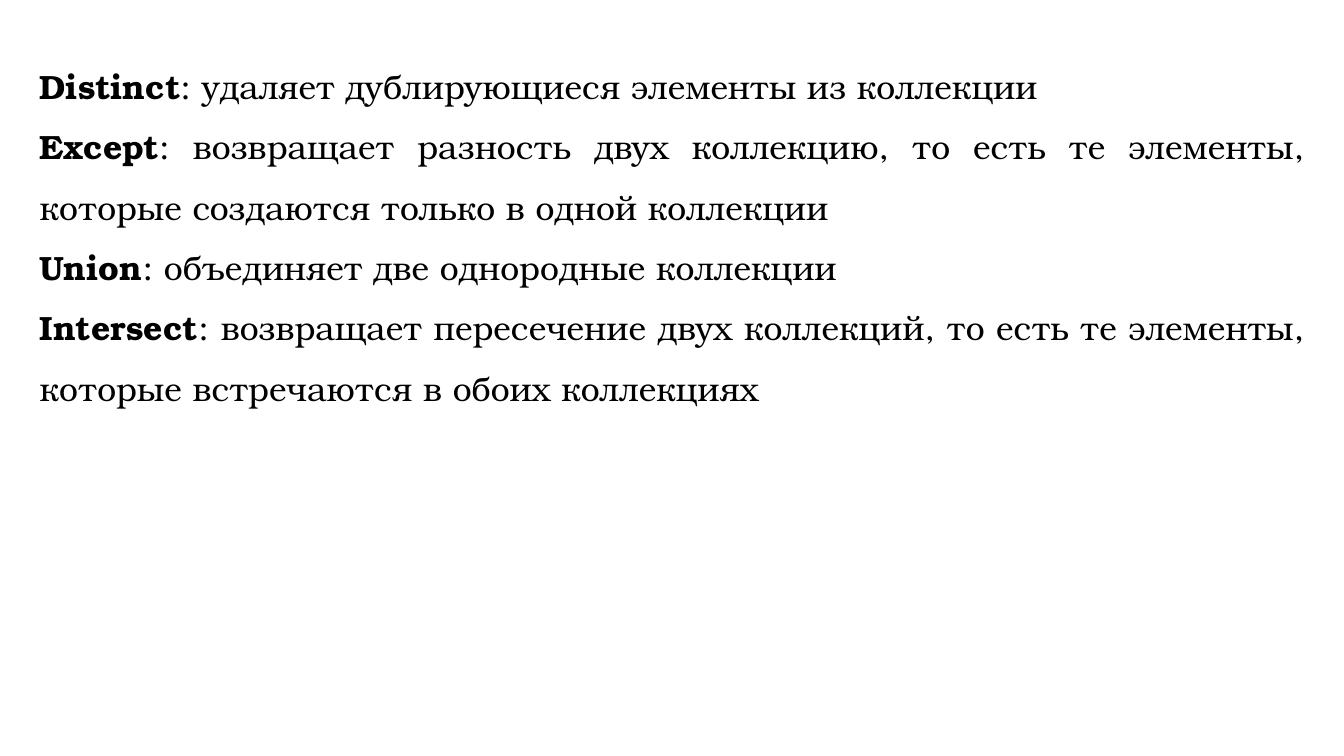
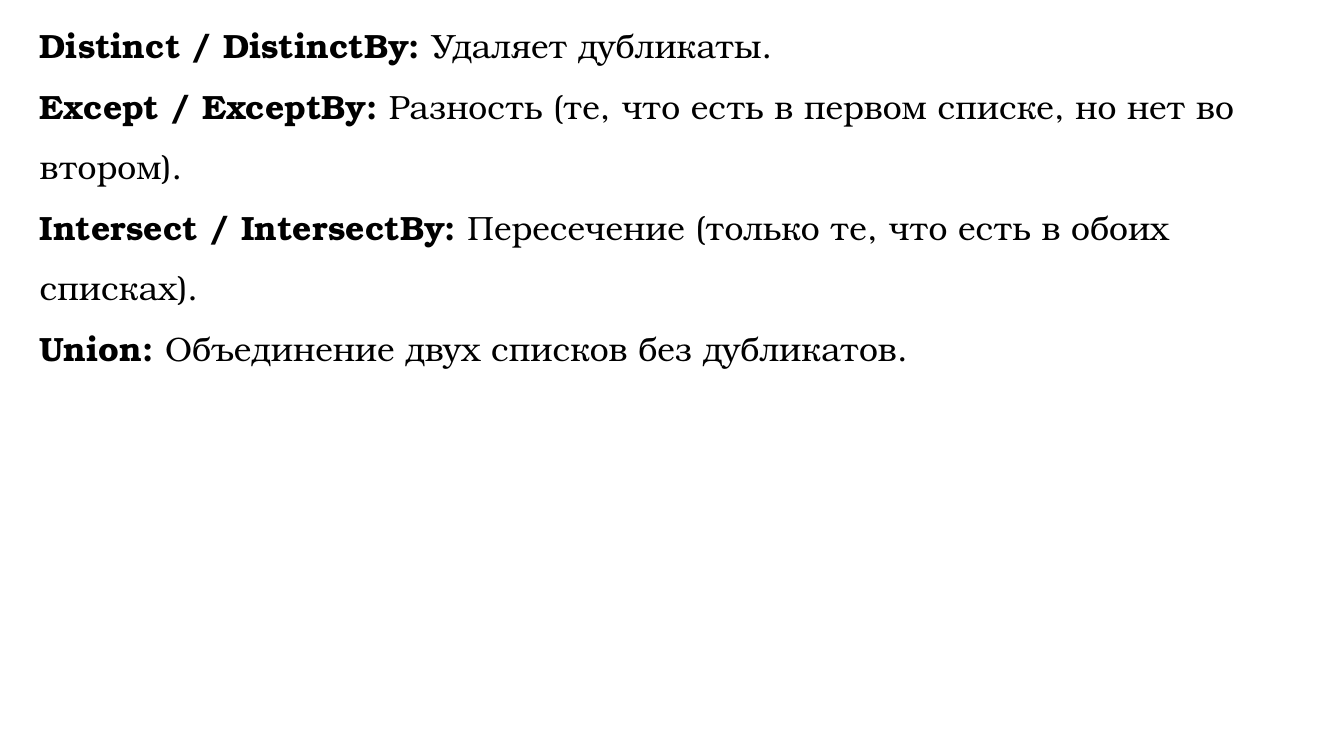
Before and after one commit to DaniilKlyukin/OOP-4, a slide deck: slide 24 of Лекции/ООП 1 лек 7.pptx (slide 14 before the commit). Drawn at 1344x756 pixels with LibreOffice and Linux fonts; fonts in the diff are those of the drawing. Boxes give left, top, right and bottom in pixels: in the first picture for what was removed or moved away, otherwise in the second. Text is boxed around its words. In the diff, an @@ line names an element or a change of style, - is before the commit and + after.

```diff
--- a/Лекции/ООП 1 лек 7.pptx
+++ b/Лекции/ООП 1 лек 7.pptx
@@ text at bbox=[40, 32, 1234, 369]: text changed @@
-Distinct: удаляет дублирующиеся элементы из коллекции
-Except: возвращает разность двух коллекцию, то есть те элементы, которые создаются только в одной коллекции
-Union: объединяет две однородные коллекции
-Intersect: возвращает пересечение двух коллекций, то есть те элементы, которые встречаются в обоих коллекциях
+Distinct / DistinctBy: Удаляет дубликаты.
+Except / ExceptBy: Разность (те, что есть в первом списке, но нет во втором).
+Intersect / IntersectBy: Пересечение (только те, что есть в обоих списках).
+Union: Объединение двух списков без дубликатов.
```
Also in this commit, not shown: 3 other slides changed, 13 slides added, 2 slides removed.
